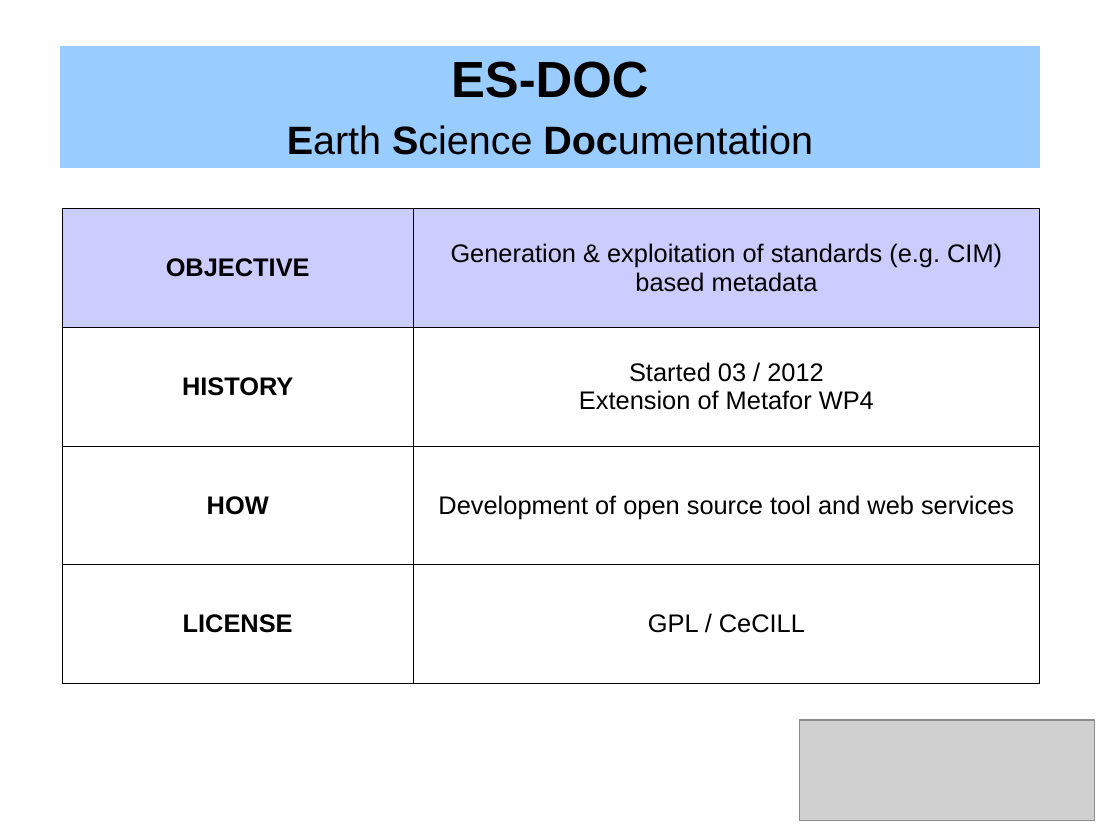
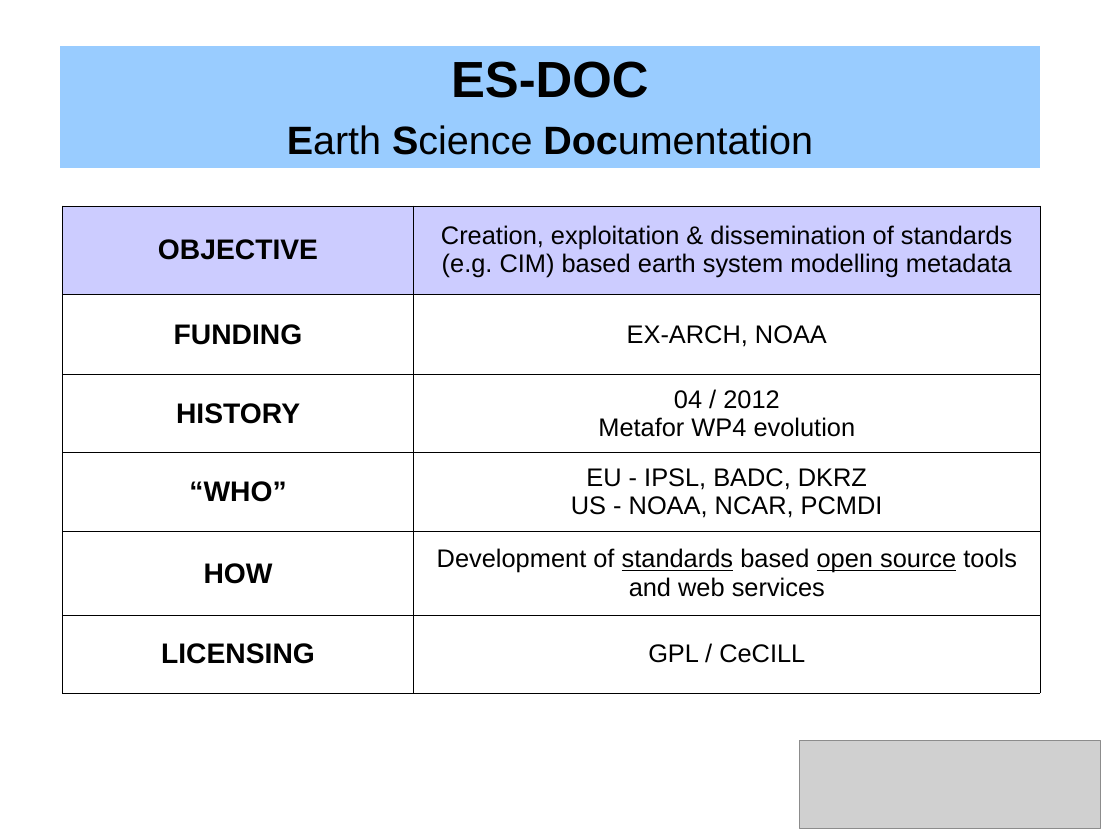
Before and after one commit to ES-DOC/esdoc-docs, a slide deck: slide 2 of presentations/ES-DOC-Introduction.odp (slide 1 before the commit). Drawn at 1120x840 pixels with LibreOffice and Linux fonts; fonts in the diff are those of the drawing; grey boxes stand for pictures. Boxes give left, top, right and bottom in pixels: in the first picture for what was removed or moved away, otherwise in the second. Text is boxed around its words. In the diff, an @@ line names an element or a change of style, - is before the commit and + after.

```diff
--- a/presentations/ES-DOC-Introduction.odp
+++ b/presentations/ES-DOC-Introduction.odp
@@ table at [63, 206, 1041, 693] @@
-row 1: OBJECTIVE | Generation & exploitation of standards (e.g. CIM) based metadata
-row 2: HISTORY | Started 03 / 2012 / Extension of Metafor WP4
-row 3: HOW | Development of open source tool and web services
-row 4: LICENSE | GPL / CeCILL
+row 1: OBJECTIVE | Creation, exploitation & dissemination of standards (e.g. CIM) based earth system modelling metadata
+row 2: FUNDING | EX-ARCH, NOAA
+row 3: HISTORY | 04 / 2012 / Metafor WP4 evolution
+row 4: “WHO” | EU - IPSL, BADC, DKRZ / US - NOAA, NCAR, PCMDI
+row 5: HOW | Development of standards based open source tools and web services
+row 6: LICENSING | GPL / CeCILL
@@ picture: place and size @@
-picture at [800, 721, 1095, 821]
+picture at [800, 740, 1101, 828]
```
Also in this commit, not shown: 4 other slides changed, 5 slides added, 3 slides removed, 1 other file.
